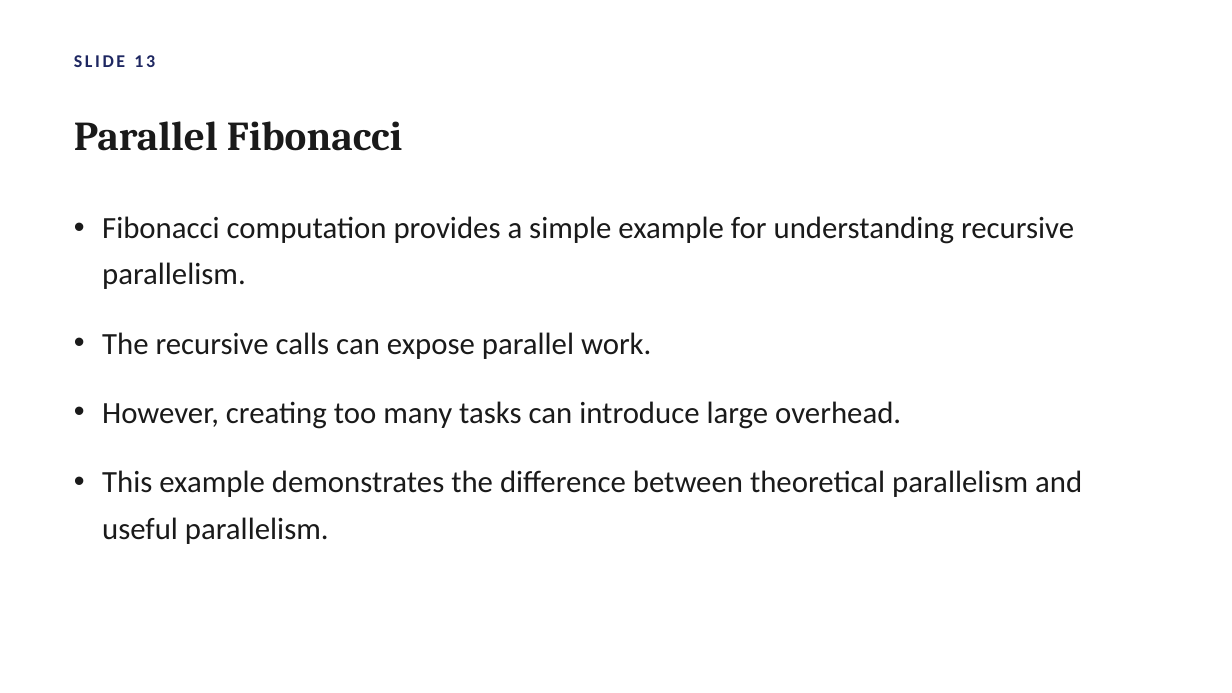
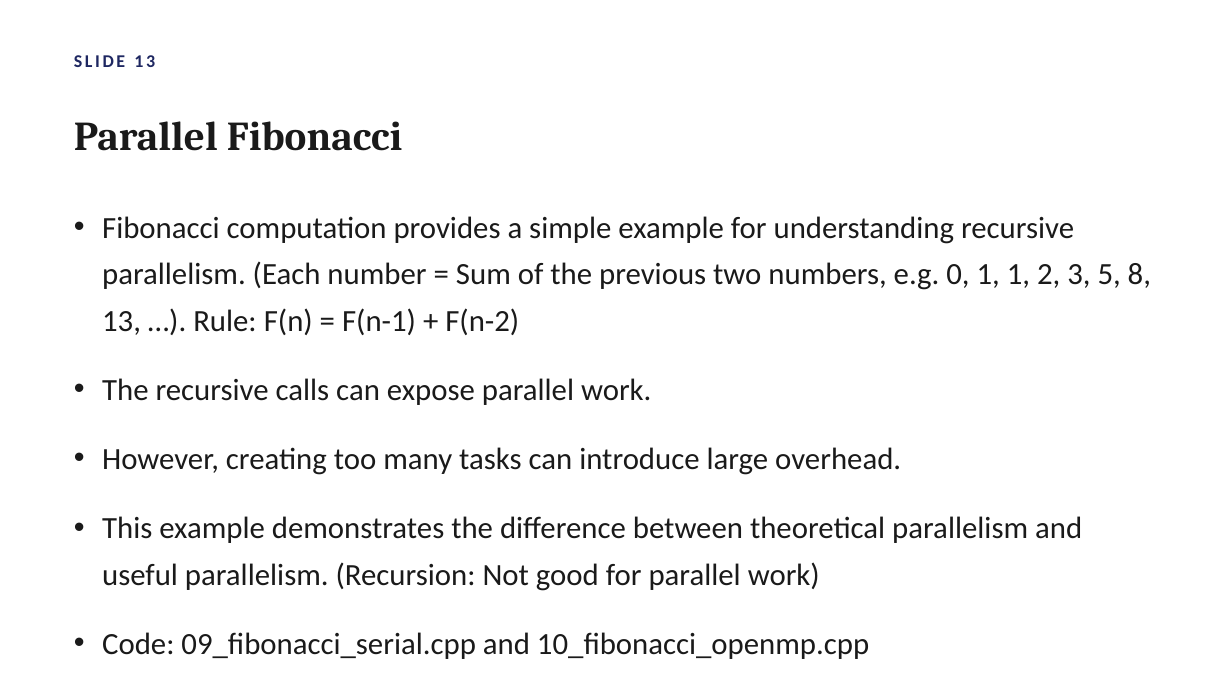
Before and after one commit to atulkahatecdac/parallel-cpp, a slide deck: slide 22 of Parallel_Programming_Cpp.pptx (slide 16 before the commit). Drawn at 1232x693 pixels with LibreOffice and Linux fonts; fonts in the diff are those of the drawing. Boxes give left, top, right and bottom in pixels: in the first picture for what was removed or moved away, otherwise in the second. Text is boxed around its words. In the diff, an @@ line names an element or a change of style, - is before the commit and + after.

```diff
--- a/Parallel_Programming_Cpp.pptx
+++ b/Parallel_Programming_Cpp.pptx
@@ text at (102, 216, 1151, 335): text changed @@
-• Fibonacci computation provides a simple example for understanding recursive parallelism.
+• Fibonacci computation provides a simple example for understanding recursive parallelism. (Each number = Sum of the previous two numbers, e.g. 0, 1, 1, 2, 3, 5, 8, 13, …). Rule: F(n) = F(n-1) + F(n-2)
@@ text at (102, 516, 1082, 659): text changed @@
-• This example demonstrates the difference between theoretical parallelism and useful parallelism.
+• This example demonstrates the difference between theoretical parallelism and useful parallelism. (Recursion: Not good for parallel work)
+• Code: 09_fibonacci_serial.cpp and 10_fibonacci_openmp.cpp
```
Also in this commit, not shown: 10 other slides changed, 8 slides added.
